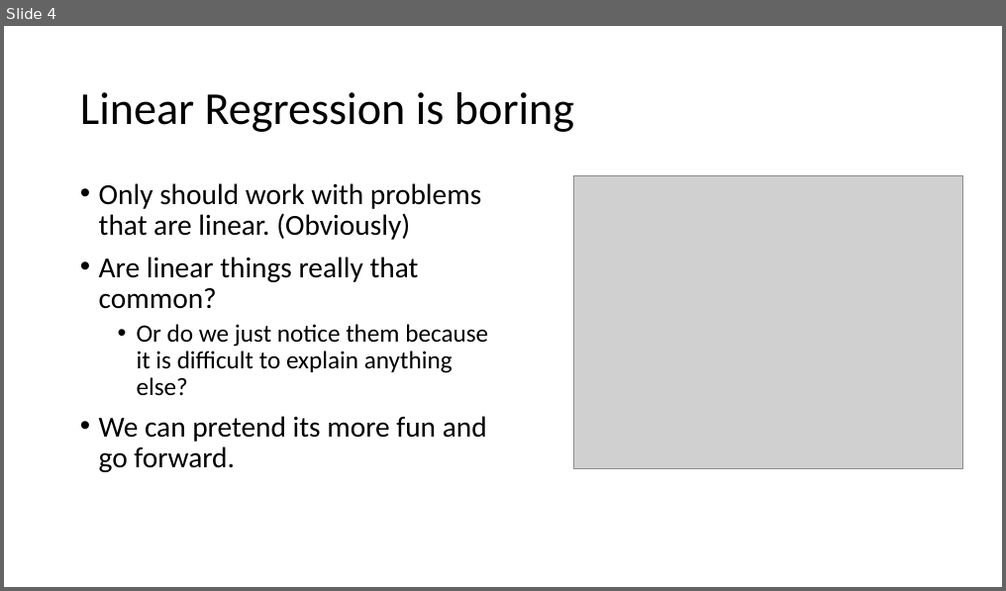
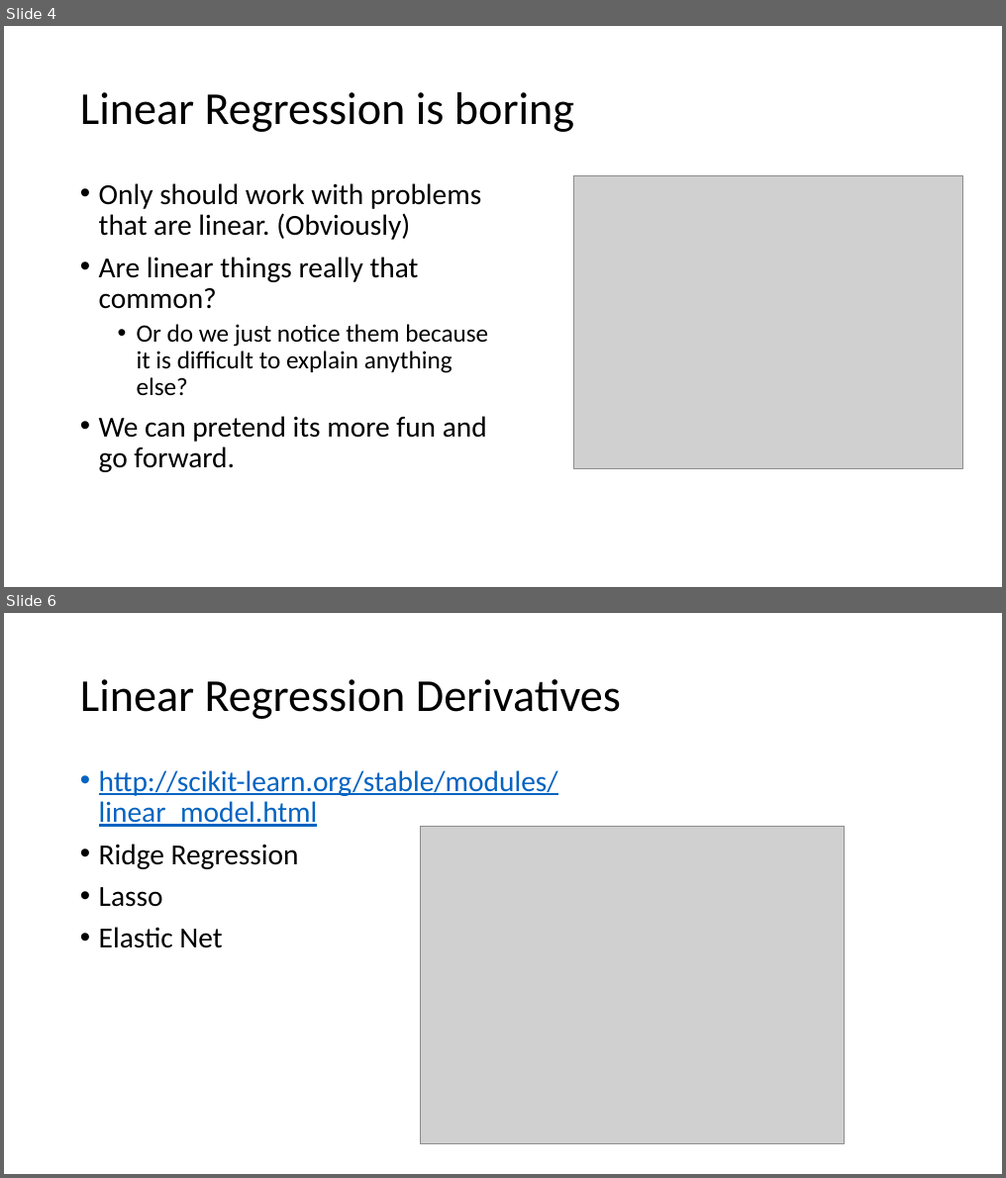
Before and after one commit to erikgaas/VHLAB_Python_Course, a slide deck: ppts/Lesson 4.pptx. Shown one above the other, each under a label of ours: slide 4 before the commit, slides 4 and 6 after it; the slides between them are not shown. The pictures are 1006x591 and 1006x1178 pixels, drawn with LibreOffice and Linux fonts; fonts in the diff are those of the drawing; grey boxes stand for pictures. Boxes give left, top, right and bottom in pixels: in the first picture for what was removed or moved away, otherwise in the second. Text is boxed around its words. In the diff, an @@ line names an element or a change of style, - is before the commit and + after.

```diff
--- a/ppts/Lesson 4.pptx
+++ b/ppts/Lesson 4.pptx
@@ slide 6 added at box(4, 613, 1002, 1174), background #FFFFFF @@
@@ title added at box(80, 679, 621, 719), 44 pt, text #000000 @@
+Linear Regression Derivatives
@@ text added at box(99, 770, 558, 949), 28 pt, text #0563C1, underline @@
+• http://scikit-learn.org/stable/modules/linear_model.html
+• Ridge Regression
+• Lasso
+• Elastic Net
@@ picture added at box(420, 827, 844, 1145) @@
```
Also in this commit, not shown: 1 slide changed.
